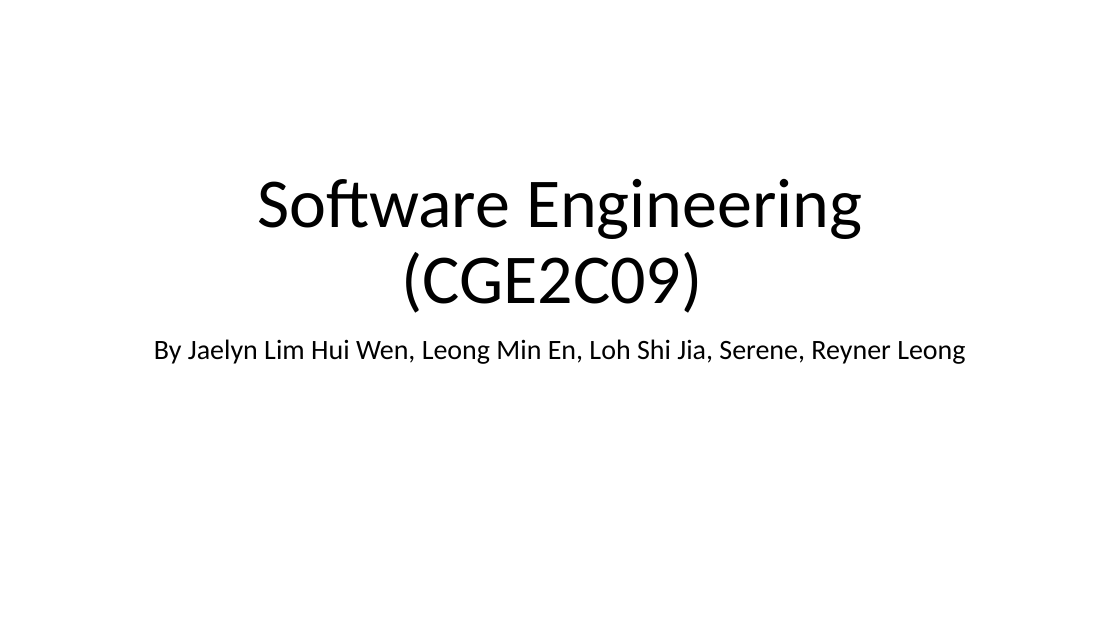
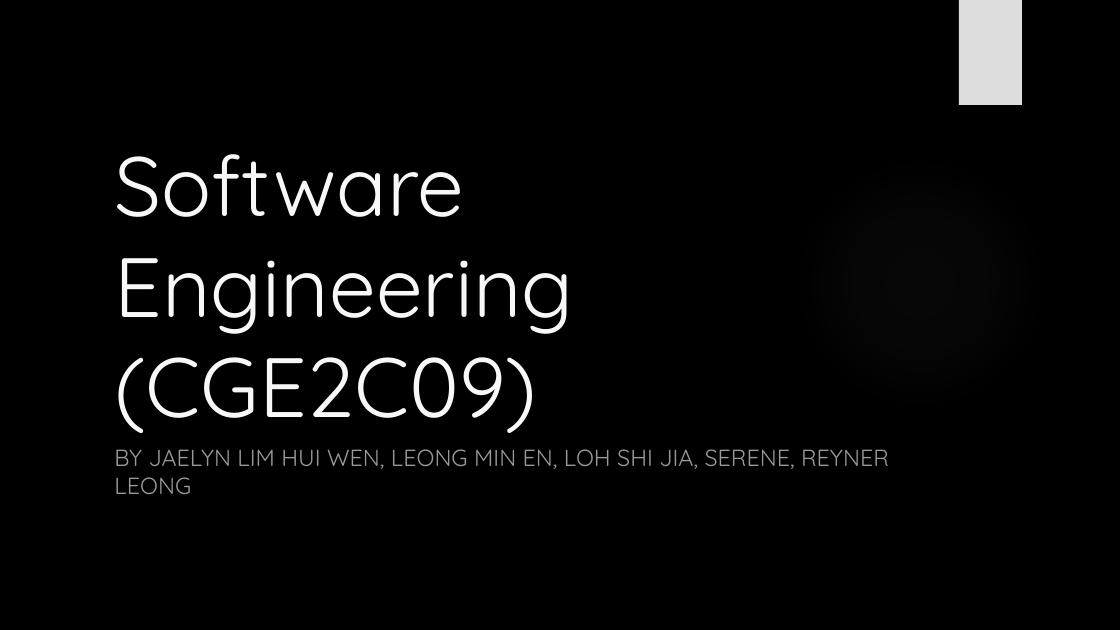
Before and after one commit to Jaelyn13/SWEN-P01, a slide deck: slide 1 of SWEN Assignment Report & PPT/Assignment 3/SWEN Assignment 3 PPT.pptx. Drawn at 1120x630 pixels with LibreOffice and Linux fonts; fonts in the diff are those of the drawing; background and template pictures are left out. Boxes give left, top, right and bottom in pixels: in the first picture for what was removed or moved away, otherwise in the second. Text is boxed around its words. In the diff, an @@ line names an element or a change of style, - is before the commit and + after.

```diff
--- a/SWEN Assignment Report & PPT/Assignment 3/SWEN Assignment 3 PPT.pptx
+++ b/SWEN Assignment Report & PPT/Assignment 3/SWEN Assignment 3 PPT.pptx
@@ background #FFFFFF to picture (left out) @@
@@ rectangle added at [959,0,1022,105], fill #DDDDDD @@
@@ title "Software Engineering (CGE2C09)": place and size @@
-title "Software Engineering (CGE2C09)" at [257,179,862,313]
+title "Software Engineering (CGE2C09)" at [114,154,573,433]
@@ title "Software Engineering (CGE2C09)" at [114,154,573,433]: size 60 to 72 pt, font Calibri to Quicksand, text colour #000000 to #F8F8F8; alignment centre to left; line spacing 0.9 to 1 @@
@@ ellipse added at [791,154,1049,413], fill gradient #666666 @@
@@ subtitle at [114,449,889,494]: text changed; size 24 to 20 pt; font Calibri to Quicksand; text colour #000000 to #999999 @@
-By Jaelyn Lim Hui Wen, Leong Min En, Loh Shi Jia, Serene, Reyner Leong
+BY JAELYN LIM HUI WEN, LEONG MIN EN, LOH SHI JIA, SERENE, REYNER LEONG
```
Also in this commit, not shown: 3 slides added.
